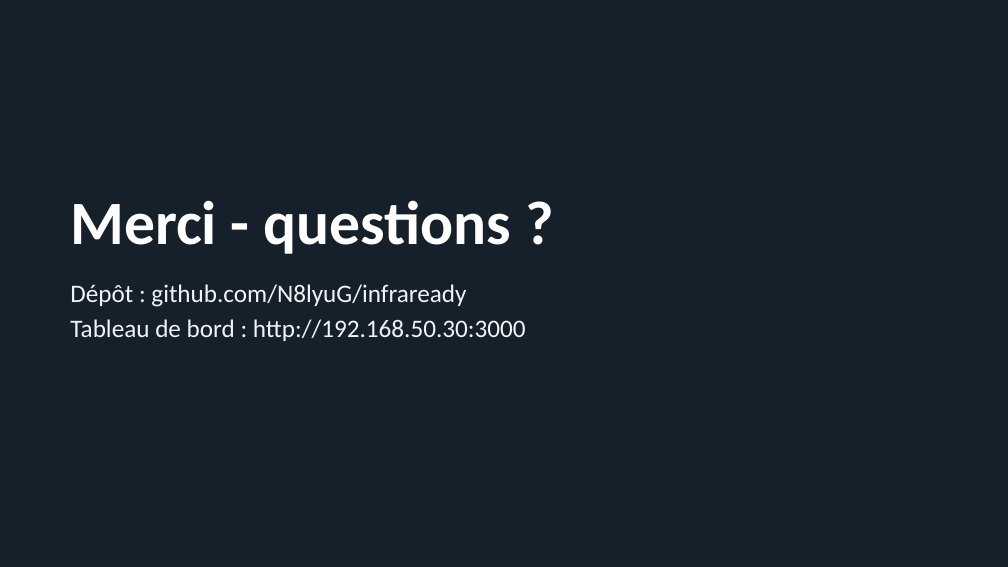
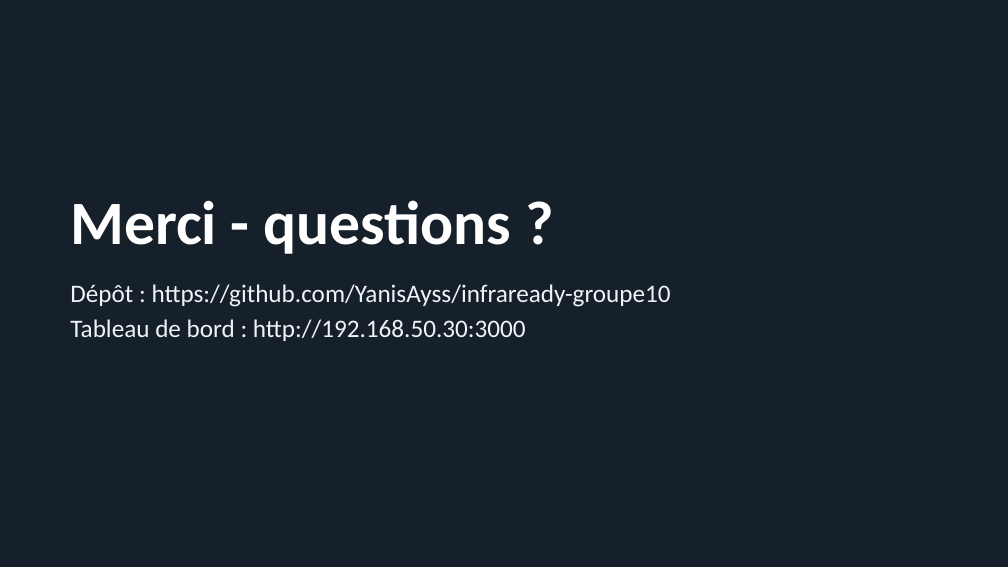
Before and after one commit to N8lyuG/infraready, a slide deck: slide 17 of docs/presentation_orale.pptx. Drawn at 1008x567 pixels with LibreOffice and Linux fonts; fonts in the diff are those of the drawing. Boxes give left, top, right and bottom in pixels: in the first picture for what was removed or moved away, otherwise in the second. Text is boxed around its words. In the diff, an @@ line names an element or a change of style, - is before the commit and + after.

Commit message:
Presentation : noms du groupe 10 et lien du depot de groupe
Diapo 1 : membres du binome (Guylan, Yanis, groupe 10). Diapo 17 : lien vers le depot github.com/YanisAyss/infraready-groupe10. PDF regenere depuis le PPTX.

```diff
--- a/docs/presentation_orale.pptx
+++ b/docs/presentation_orale.pptx
@@ text at [70, 284, 671, 307]: text changed @@
-Dépôt : github.com/N8lyuG/infraready
+Dépôt : https://github.com/YanisAyss/infraready-groupe10
```
Also in this commit, not shown: 1 other slide changed, 1 other file.
